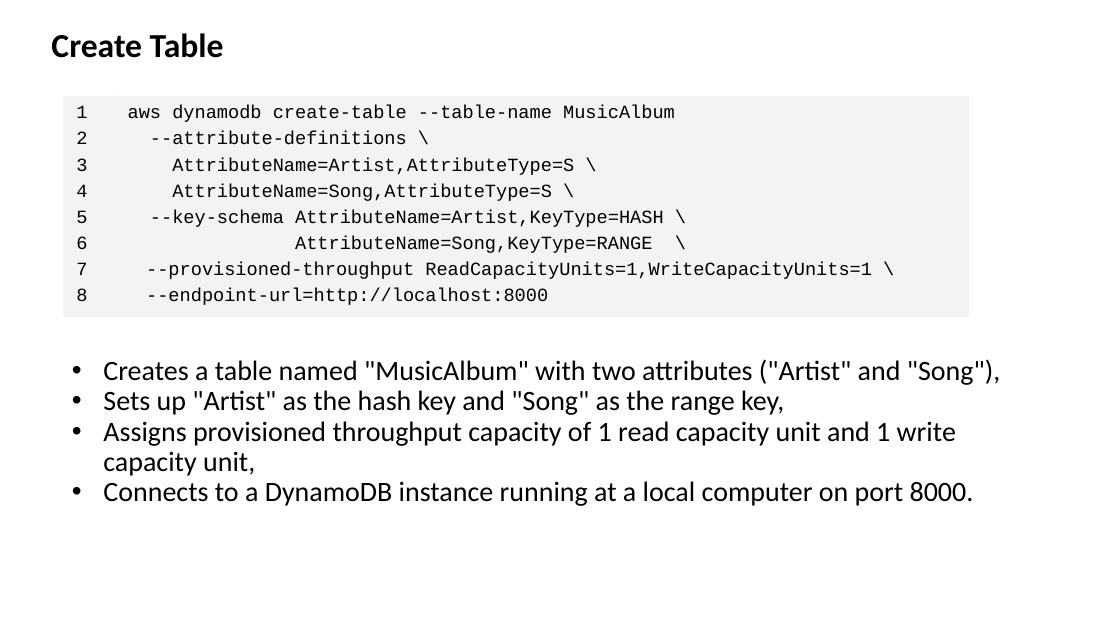
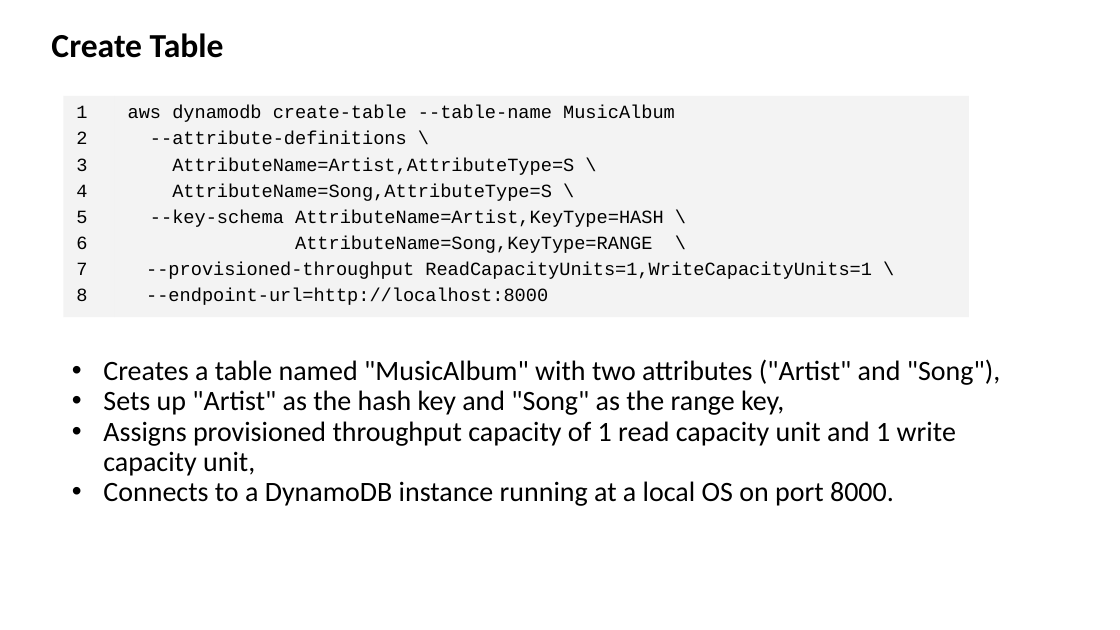
Before and after one commit to zhangzhics/CITS5503_Sem2, a slide deck: slide 41 of Live-lecture-slides/CITS5503Virtualization_DynamoDB_week4.pptx. Drawn at 1120x630 pixels with LibreOffice and Linux fonts; fonts in the diff are those of the drawing. Boxes give left, top, right and bottom in pixels: in the first picture for what was removed or moved away, otherwise in the second. Text is boxed around its words. In the diff, an @@ line names an element or a change of style, - is before the commit and + after.

Commit message:
corrected typos in slides of week 4

```diff
--- a/Live-lecture-slides/CITS5503Virtualization_DynamoDB_week4.pptx
+++ b/Live-lecture-slides/CITS5503Virtualization_DynamoDB_week4.pptx
@@ text at [103,481,894,506]: text changed @@
-• Connects to a DynamoDB instance running at a local computer on port 8000.
+• Connects to a DynamoDB instance running at a local OS on port 8000.
```
Also in this commit, not shown: 19 other slides changed.
